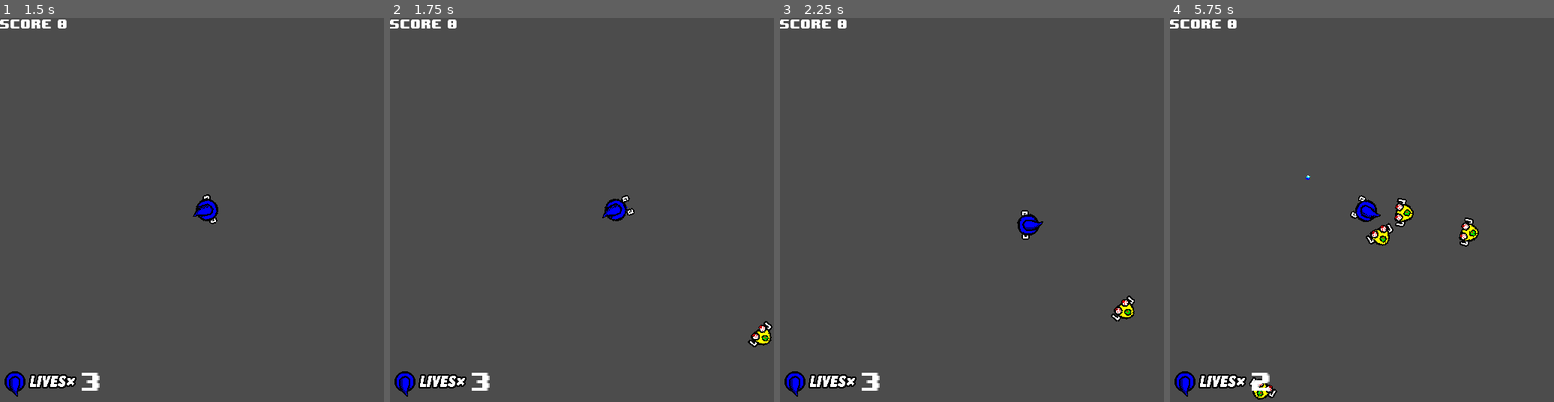
Above: before the commit, frames 1-4 (left to right).
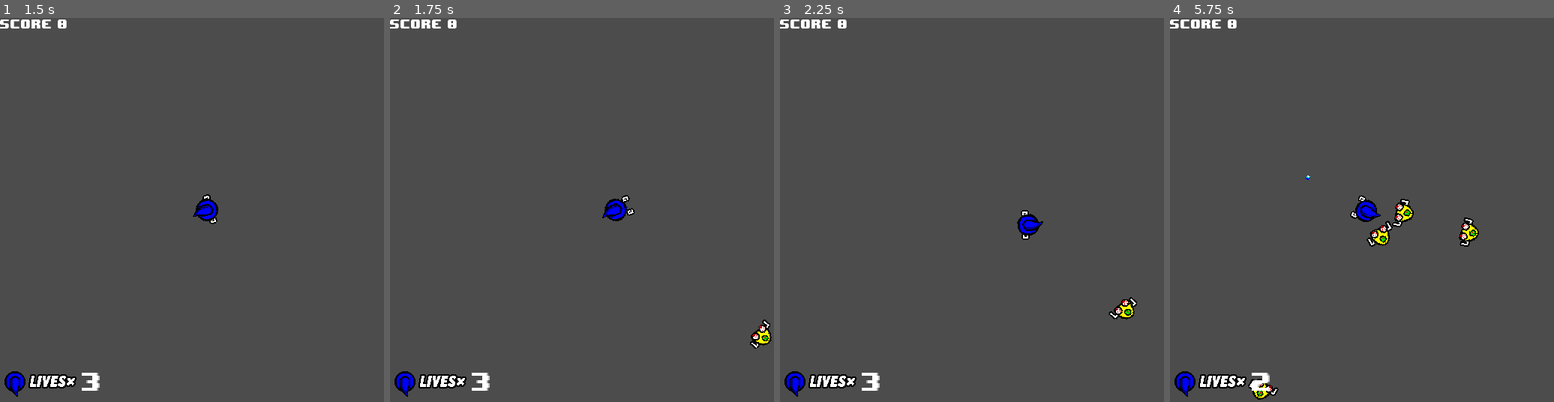
Above: after the commit, the same moments.

Repository: taylorhansen/Blue-vs-The-Sandwich-Invasion
Game: Godot game, scene res://main-menu/MainMenu.tscn
The game is run twice, just before and just after one commit, with the same random seed, the same clock (stepped at 60 frames per second) and the same inputs.
Inputs (mouse positions are in pixels of both pictures, inside the frame that each line leads up to):
- Up to frame 1 (1.5 s): click "Start" at 0.5 s; tap Enter at 1.25 s; move the mouse to (276, 190) at 1.27 s; press the mouse at (276, 190) at 1.28 s; hold D (move_right) from 1.28 s (still down)
- Up to frame 2 (1.75 s): keep holding D (move_right)
- Up to frame 3 (2.25 s): move the mouse to (895, 229) at 2.02 s; release D (move_right) at 2.03 s; release the mouse at (895, 229) at 2.03 s; hold S (move_down) from 2.03 s (still down); click (895, 229) at 2.1 s
- Up to frame 4 (5.75 s): move the mouse to (1400, 125) at 2.77 s; release S (move_down) at 2.78 s; press the mouse at (1400, 125) at 2.78 s; hold D (move_right) 2.78-3.53 s; move the mouse to (1342, 286) at 3.52 s; release the mouse at (1342, 286) at 3.53 s; hold W (move_up) 3.53-4.28 s; click (1342, 286) at 3.6 s; move the mouse to (1477, 267) at 4.27 s; press the mouse at (1477, 267) at 4.28 s; hold A (move_left) from 4.28 s (still down); move the mouse to (1246, 152) at 5.02 s; release the mouse at (1246, 152) at 5.03 s; click (1246, 152) at 5.1 s

Frame 1 is identical in both runs. In frame 2, less than 0.1% of the frame differs, in the area x 93-100%, y 78-87%; in frame 3, less than 0.1%; in frame 4, 0.2%, in the area x 20-80%, y 46-100%.

Commit message:
Add enemy walking animation

Diff:
--- a/enemies/enemy/Enemy.tscn
+++ b/enemies/enemy/Enemy.tscn
@@ -1,10 +1,11 @@
-[gd_scene load_steps=7 format=2]
+[gd_scene load_steps=8 format=2]
 
 [ext_resource path="res://enemies/enemy/enemy.gd" type="Script" id=1]
 [ext_resource path="res://enemies/enemy/enemybase.tga" type="Texture" id=2]
 [ext_resource path="res://enemies/enemy/enemyarm.tga" type="Texture" id=3]
 [ext_resource path="res://enemies/enemy/enemyeye.tga" type="Texture" id=4]
 [ext_resource path="res://enemies/enemy/enemyolive.tga" type="Texture" id=5]
+[ext_resource path="res://enemies/enemy/Walking.tres" type="Animation" id=6]
 
 [sub_resource type="CircleShape2D" id=1]
 
@@ -42,7 +43,6 @@
 rotation = 1.5708
 z_index = 1
 texture = ExtResource( 3 )
-_sections_unfolded = [ "Z Index" ]
 
 [node name="ArmRight" type="Sprite" parent="." index="3"]
 
@@ -70,4 +70,14 @@
 z_index = 2
 texture = ExtResource( 5 )
 
+[node name="AnimationPlayer" type="AnimationPlayer" parent="." index="7"]
+
+root_node = NodePath("..")
+autoplay = ""
+playback_process_mode = 1
+playback_default_blend_time = 0.0
+playback_speed = 1.0
+anims/Walking = ExtResource( 6 )
+blend_times = [  ]
+
 [connection signal="fired" from="." to="." method="_on_fired"]
--- /dev/null
+++ b/enemies/enemy/Walking.tres
@@ -0,0 +1,32 @@
+[gd_resource type="Animation" format=2]
+
+[resource]
+
+resource_name = "Walking"
+length = 0.3
+loop = true
+step = 0.1
+tracks/0/type = "value"
+tracks/0/path = NodePath("ArmLeft:position")
+tracks/0/interp = 2
+tracks/0/loop_wrap = true
+tracks/0/imported = false
+tracks/0/enabled = true
+tracks/0/keys = {
+"times": PoolRealArray( 0, 0.1, 0.2 ),
+"transitions": PoolRealArray( 1, 1, 1 ),
+"update": 0,
+"values": [ Vector2( 4, -15 ), Vector2( 8, -15 ), Vector2( 0, -15 ) ]
+}
+tracks/1/type = "value"
+tracks/1/path = NodePath("ArmRight:position")
+tracks/1/interp = 2
+tracks/1/loop_wrap = true
+tracks/1/imported = false
+tracks/1/enabled = true
+tracks/1/keys = {
+"times": PoolRealArray( 0, 0.1, 0.2 ),
+"transitions": PoolRealArray( 1, 1, 1 ),
+"update": 0,
+"values": [ Vector2( 4, 15 ), Vector2( 0, 15 ), Vector2( 8, 15 ) ]
+}
--- a/enemies/enemy/enemy.gd
+++ b/enemies/enemy/enemy.gd
@@ -7,6 +7,9 @@
 
 # player to target
 var player
+
+func _ready():
+    $AnimationPlayer.play("Walking")
 
 func _process(delta):
     # face the player
